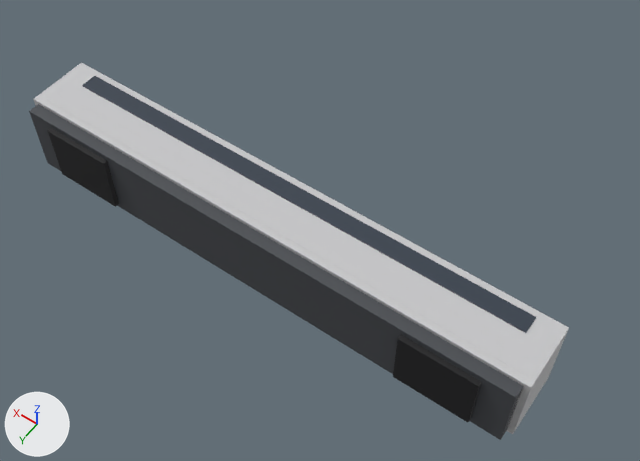
Two versions of the glTF model public/models/props/train-carriage.glb, one commit apart.
Before and after are seen from a camera (50 mm lens) standing at (-11.48, 11.86, 22.67) and looking at (-0.92, -2.93, -0.56). Arrows for +X, +Y and +Z are at lower left; the lights stay in place. The older version comes first. Vertices at exactly the same position are counted once.

Script lines for the objects in view, before the commit:
```python
me_cube = bpy.data.meshes.new('Cube')
me_cube.from_pydata(...)  # a box spanning x -9.5..9.5, y -2.9..-0.6, z -1.4..1.4; a box spanning x -8.6..8.6, y -2.7..-2.0, z -1.5..1.5; a box spanning x -9.3..9.3, y -0.9..-0.2, z -1.3..1.3; a 10-sided cylinder along x spanning x -9.3..9.3, y -1.3..-0.4, z -1.4..1.4; a box spanning x 5.7..8.3, y -0.5..0.0, z -1.1..1.1; a box spanning x -8.3..-5.7, y -0.5..0.0, z -1.1..1.1
me_cube.materials.append(mat_train_carriage_mat)
ob_train_carriage = bpy.data.objects.new('train-carriage', me_cube)
ob_train_carriage.location = (0.0, 0.0, 0.0)
```
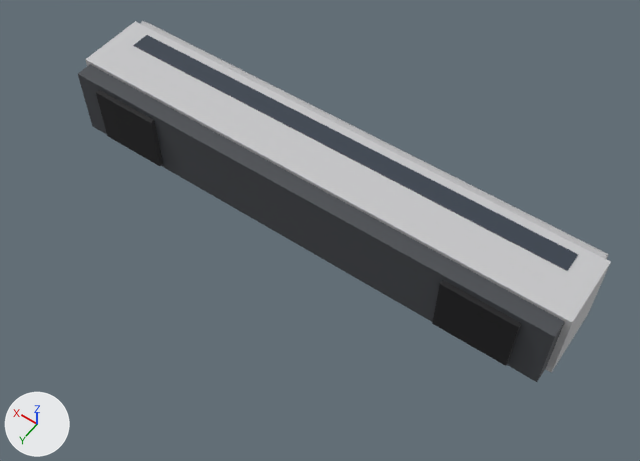
Location of each change, [x1, y1, x2, y2] in pixels of the pictures (640 x 461 px; the box of a moved part takes in the faces that stretch with it):
'train-carriage', reshaped, moved: before [29, 63, 569, 440]; after [78, 21, 611, 382]
part 1 of me_cube, moved or reshaped: before [33, 63, 569, 434]; after [85, 21, 611, 373]
part 2 of me_cube, moved or reshaped: before [82, 76, 536, 333]; after [133, 35, 578, 271]
part 3 of me_cube, moved or reshaped: before [43, 97, 529, 424]; after [141, 21, 609, 259]

Edits to the bpy script that builds the scene:
```text
Change me_cube:
    used by ob_train_carriage; location = (0.0, 0.0, 0.0)
    remove me_cube.from_pydata(...)  # 60 vertices, 96 faces; spans x -9.5..9.5, y -2.9..0.0, z -1.5..1.5
    add me_cube.from_pydata(...)  # 60 vertices, 96 faces; spans x -9.5..9.5, y -4.0..0.0, z -1.5..1.5
    me_cube part 1: the loose piece of 8 vertices spanning x -9.5..9.5, y -2.9..-0.6, z -1.4..1.4 is scaled about its middle by (1, 1.13, 1), then moved by (0.0, -0.3, 0.0)
    me_cube part 2: the loose piece of 8 vertices spanning x -8.6..8.6, y -2.7..-2.0, z -1.5..1.5 is moved by (0.0, -0.4, 0.0)
    me_cube part 3: the loose piece of 20 vertices spanning x -9.3..9.3, y -1.3..-0.4, z -1.4..1.4 is moved by (0.0, -2.7, 0.0)
Change ob_train_carriage:
    ob_train_carriage.location: (0.0, 0.0, 0.0) -> (0.0, -2.3, 0.0)
```
